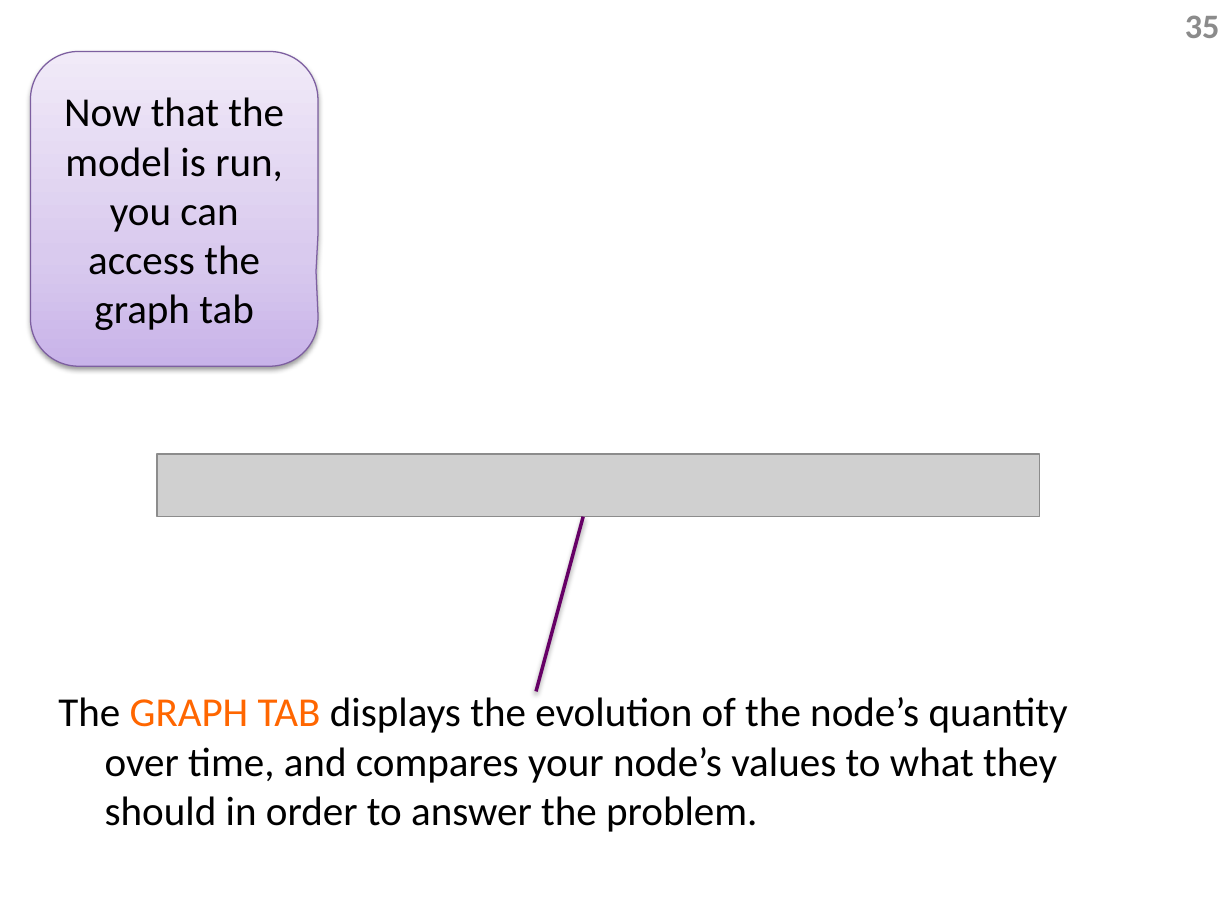
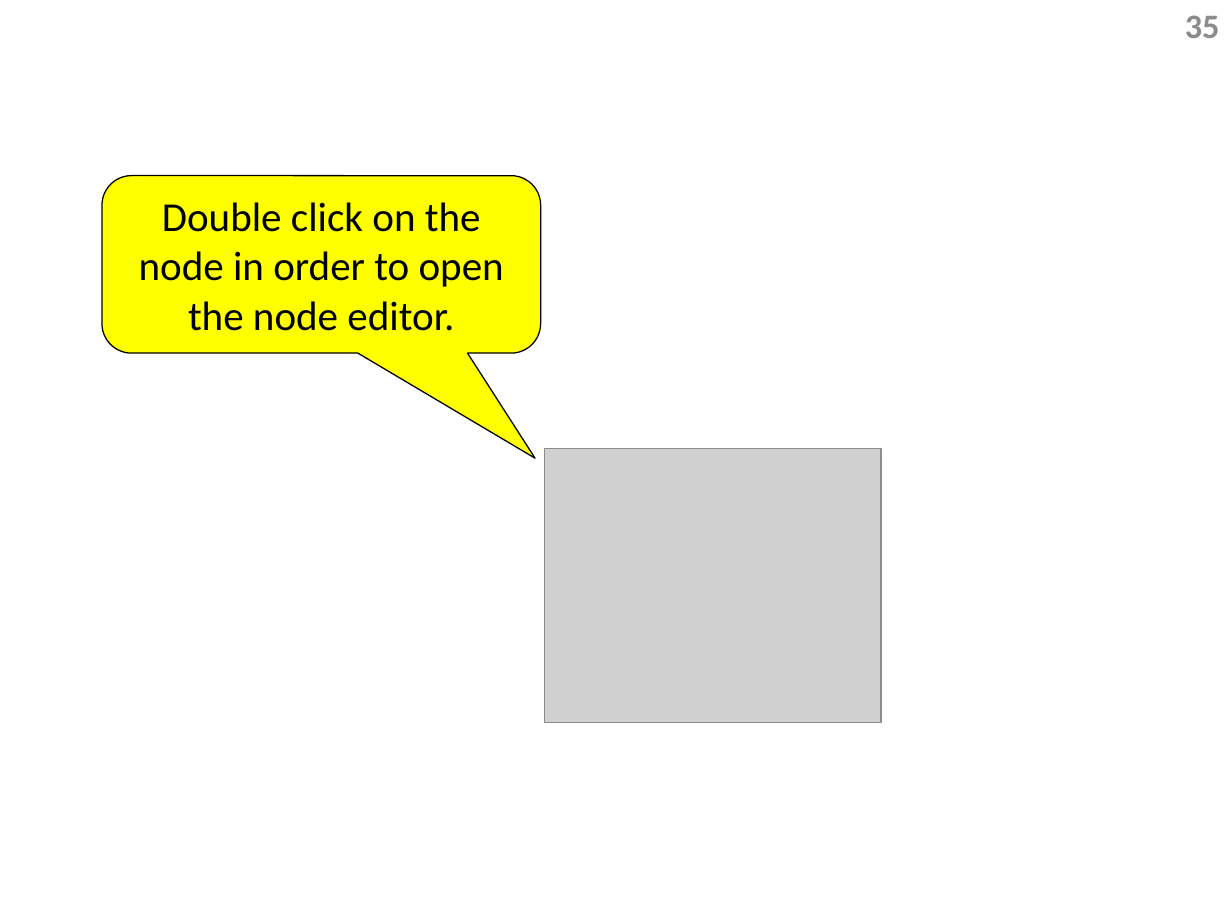
Before and after one commit to Dragoon-Lab/LaitsV3, a slide deck: slide 35 of help/InstructionTabSlides_v25.pptx. Drawn at 1232x924 pixels with LibreOffice and Linux fonts; fonts in the diff are those of the drawing; grey boxes stand for pictures. Boxes give left, top, right and bottom in pixels: in the first picture for what was removed or moved away, otherwise in the second. Text is boxed around its words. In the diff, an @@ line names an element or a change of style, - is before the commit and + after.

Commit message:
Fix slides 27,28,35,45.  Fixes Bugs 1975,1976,1978,1982

```diff
--- a/help/InstructionTabSlides_v25.pptx
+++ b/help/InstructionTabSlides_v25.pptx
@@ rounded speech box removed at (31,52,318,366) @@
-Now that the model is run, you can access the graph tab
@@ rounded speech box added at (102,176,541,354), fill #FFFF00, outline #000000 0.75 pt, 24 pt, text #000000 @@
+Double click on the node in order to open the node editor.
@@ picture added at (545,448,881,722) @@
@@ picture removed at (156,455,1039,517) @@
@@ line removed from (536, 691) to (583, 516) @@
@@ text removed at (58,697,1068,832) @@
-The GRAPH TAB displays the evolution of the node’s quantity over time, and compares your node’s values to what they should in order to answer the problem.
```
Also in this commit, not shown: 3 other slides changed, 4 other files.
